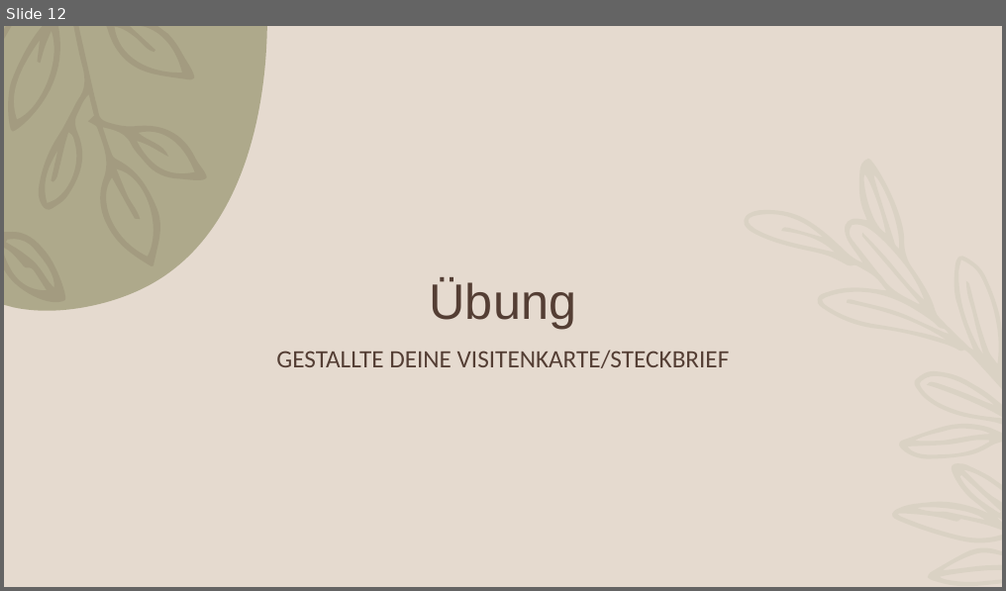
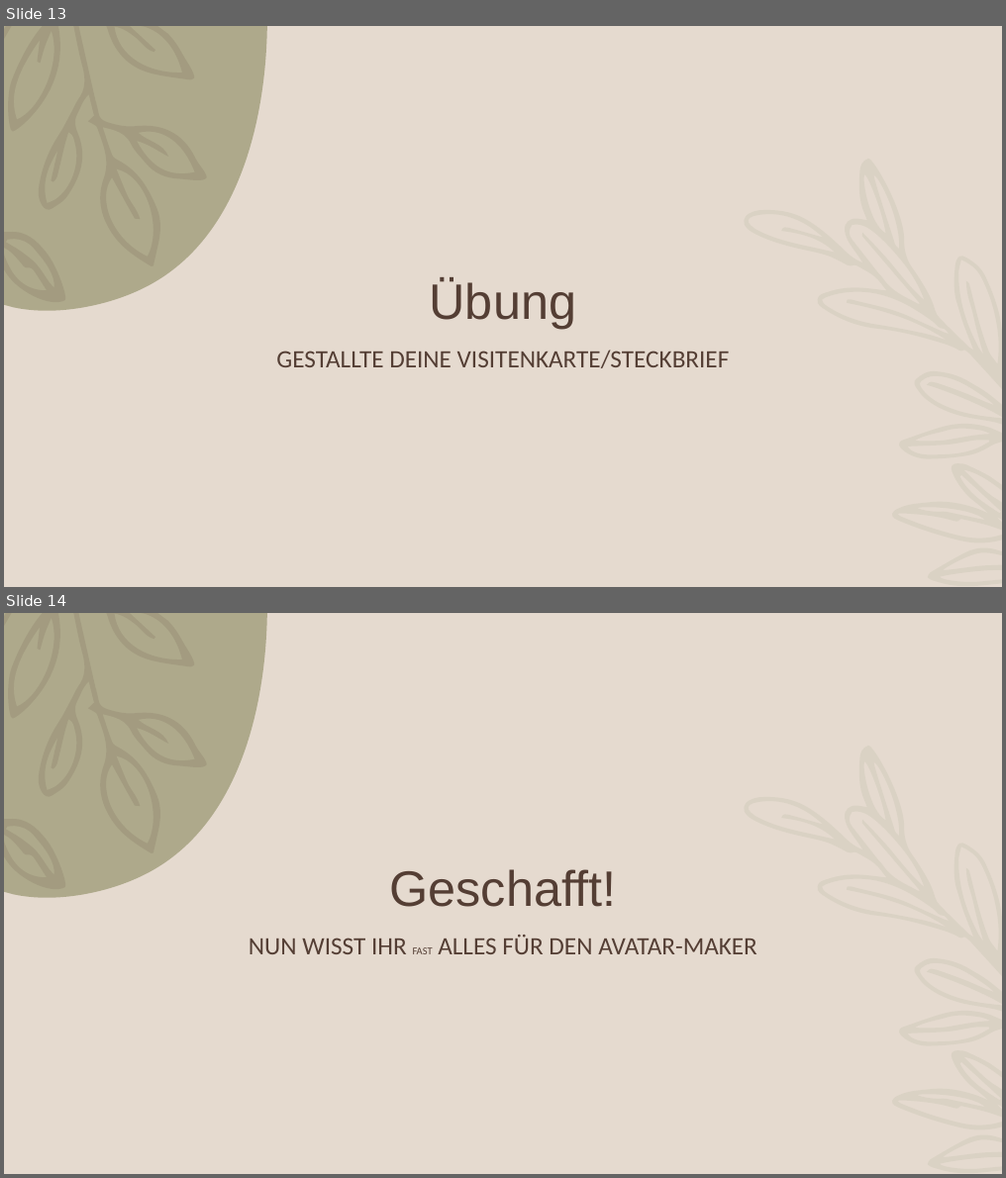
Before and after one commit to dschaefer94/Frontend-Development-Workshop, a slide deck: Intro HTML & CSS.pptx. Shown one above the other, each under a label of ours: slide 12 before the commit, slides 13 and 14 after it. The pictures are 1006x591 and 1006x1178 pixels, drawn with LibreOffice and Linux fonts; fonts in the diff are those of the drawing; background and template pictures are left out. Boxes give left, top, right and bottom in pixels: in the first picture for what was removed or moved away, otherwise in the second. Text is boxed around its words. In the diff, an @@ line names an element or a change of style, - is before the commit and + after.

```diff
--- a/Intro HTML & CSS.pptx
+++ b/Intro HTML & CSS.pptx
@@ slide 14 added at (4, 613, 1002, 1174), background #E5DACF; not listed: 3 template elements that a slide beside it also shows @@
@@ title added at (389, 869, 616, 907), 48 pt, text #543E34 @@
+Geschafft!
@@ text added at (249, 935, 757, 955), 24 pt, text #543E34 @@
+NUN WISST IHR FAST ALLES FÜR DEN AVATAR-MAKER
@@ what was slide 12 is now slide 13 @@
```
Also in this commit, not shown: 1 slide changed, 1 other slide added, 1 slide removed, 2 other files.
